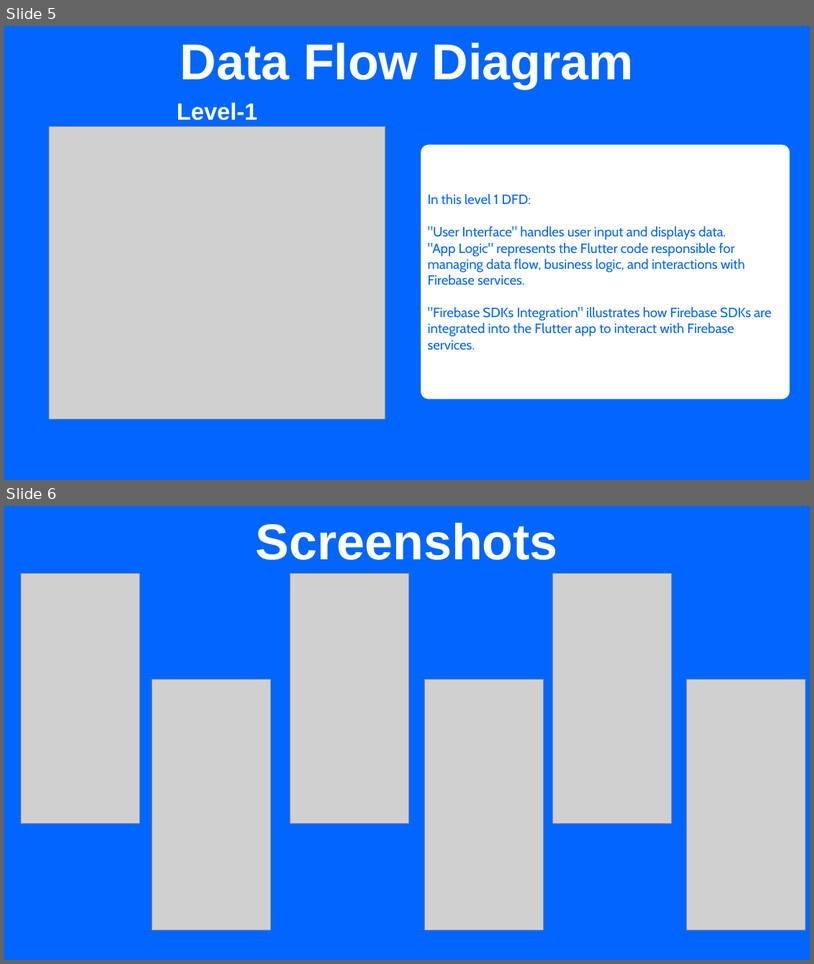
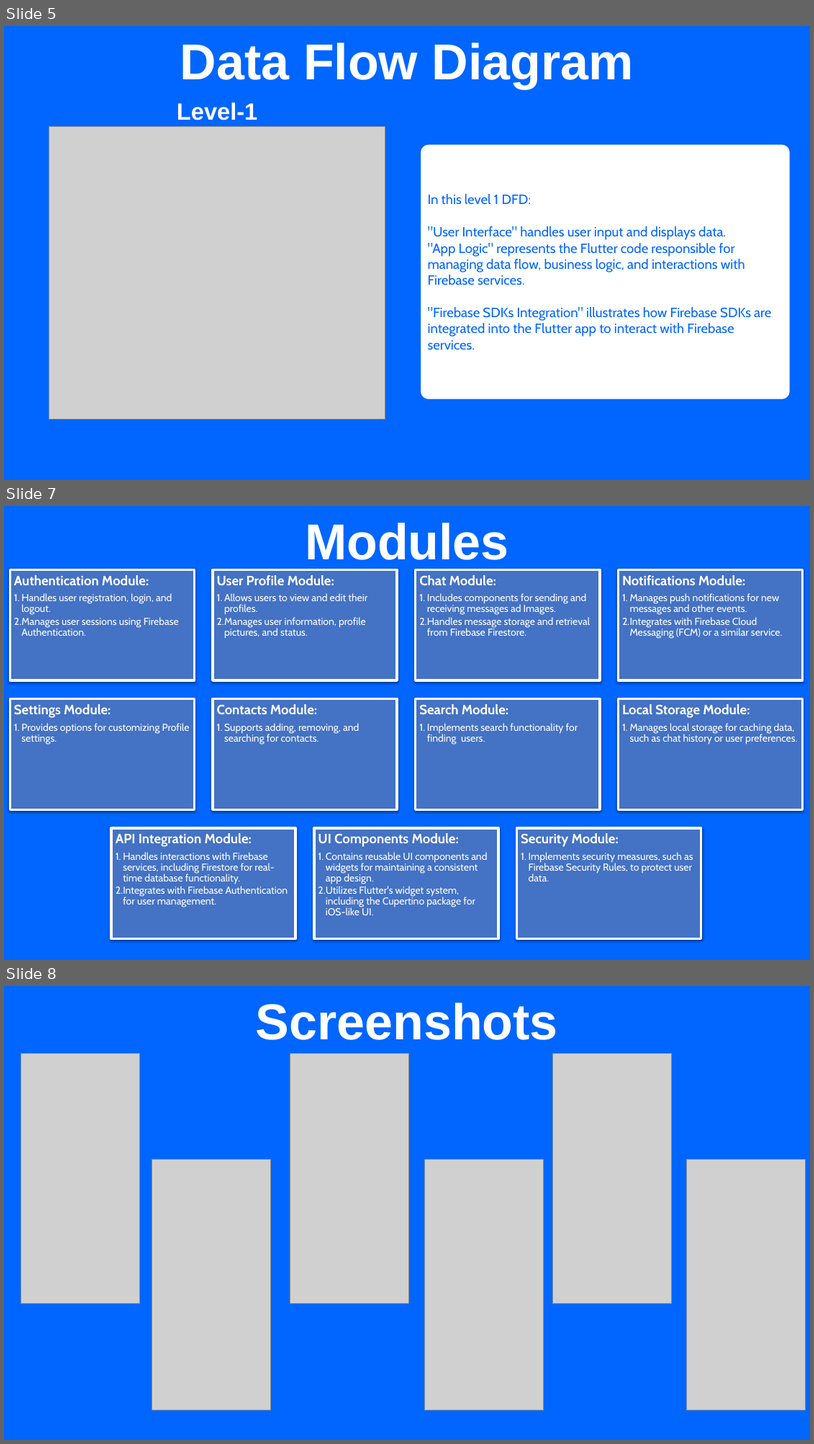
Before and after one commit to dakshraman/Messager, a slide deck: Messager.pptx. Shown one above the other, each under a label of ours: slides 5 and 6 before the commit, slides 5, 7 and 8 after it; the slides between them are not shown. The pictures are 814x964 and 814x1444 pixels, drawn with LibreOffice and Linux fonts; fonts in the diff are those of the drawing; grey boxes stand for pictures. Boxes give left, top, right and bottom in pixels: in the first picture for what was removed or moved away, otherwise in the second. Text is boxed around its words. In the diff, an @@ line names an element or a change of style, - is before the commit and + after.

Commit message:
updated

```diff
--- a/Messager.pptx
+++ b/Messager.pptx
@@ slide 7 added at (4, 506, 810, 960), background #0066FF @@
@@ text added at (305, 523, 509, 560), 60 pt, text #FFFFFF, bold @@
+Modules
@@ group added at (10, 569, 803, 939): 11 rectangles, 11 texts @@
+Authentication Module:
+  1. Handles user registration, login, and logout.
+  2. Manages user sessions using Firebase Authentication.
+User Profile Module:
+  1. Allows users to view and edit their profiles.
+  2. Manages user information, profile pictures, and status.
+Chat Module:
+  1. Includes components for sending and receiving messages ad Images.
+  2. Handles message storage and retrieval from Firebase Firestore.
+Notifications Module:
+  1. Manages push notifications for new messages and other events.
+  2. Integrates with Firebase Cloud Messaging (FCM) or a similar service.
+Settings Module:
+  1. Provides options for customizing Profile settings.
+Contacts Module:
+  1. Supports adding, removing, and searching for contacts.
+Search Module:
+  1. Implements search functionality for finding users.
+Local Storage Module:
+  1. Manages local storage for caching data, such as chat history or user preferences.
+API Integration Module:
+  1. Handles interactions with Firebase services, including Firestore for real-time database functionality.
+  2. Integrates with Firebase Authentication for user management.
+UI Components Module:
+  1. Contains reusable UI components and widgets for maintaining a consistent app design.
+  2. Utilizes Flutter's widget system, including the Cupertino package for iOS-like UI.
+Security Module:
+  1. Implements security measures, such as Firebase Security Rules, to protect user data.
@@ what was slide 6 is now slide 8 @@
```
Also in this commit, not shown: 2 other slides added, 1 slide removed.
